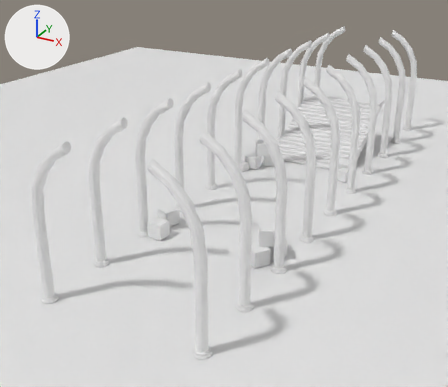
Renders of the glTF model src/MainVisual/assets/scene/scene.glb from each side of a commit.
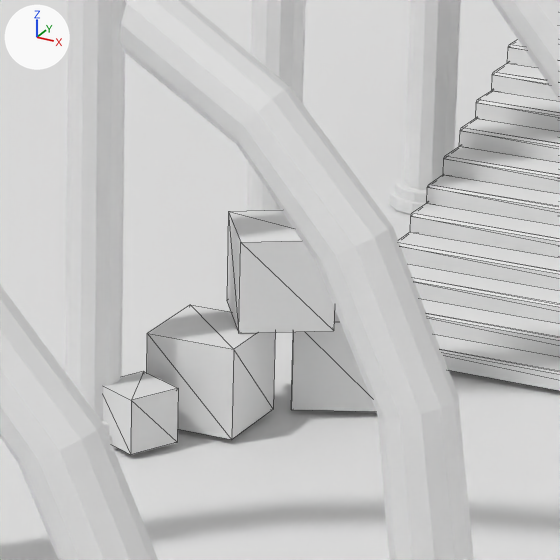
Each version is shown whole from a 50 mm lens placed at (15.05, -33.37, 16.34), pointed at (-2.51, -1.45, 0.38), then close up on the part from 50% to 67% of the width and 29% to 48% of the height. The axes (+X, +Y, +Z) are drawn at upper left. The lights are the same throughout. The close-ups show mesh edges as thin lines. Where no turn or scale is listed for an object, it has been applied to the vertices.

The scene before the commit, as lines of its bpy script (objects in view):
```python
me_cube_003 = bpy.data.meshes.new('Cube.003')
me_cube_003.from_pydata(...)  # 8 vertices, 12 faces; spans x -0.361..0.361, y -0.361..0.361, z 0.0..0.538
me_cube_011 = bpy.data.meshes.new('Cube.011')
me_cube_011.from_pydata(...)  # 8 vertices, 12 faces; spans x -0.618..0.618, y -0.618..0.618, z 0.0..0.892
me_cylinder_002 = bpy.data.meshes.new('Cylinder.002')
me_cylinder_002.from_pydata(...)  # 3360 vertices, 6440 faces; spans x -8.8..0.4, y -0.4..34.9, z 0.0..8.2
ob_cube_001 = bpy.data.objects.new('Cube.001', me_cube_003)
ob_cube_001.location = (-3.73, 3.678, 0.0)
ob_cube_009 = bpy.data.objects.new('Cube.009', me_cube_011)
ob_cube_009.location = (-2.969, 5.107, 0.903)
ob_cylinder = bpy.data.objects.new('Cylinder', me_cylinder_002)
ob_cylinder.location = (4.193, -15.492, -0.042)
# also in view: 'Plane' at (0.0, 10.71, 1.68); 'GroundModel' at (0.1, 0.03, -0.06); 'Cube.010' at (-3.41, 4.55, 0.45); 'Cube.002' at (-2.59, 5.67, 0.45)
```
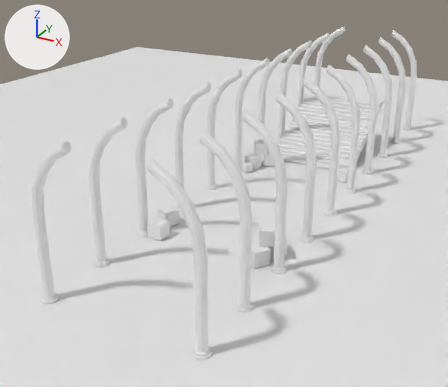
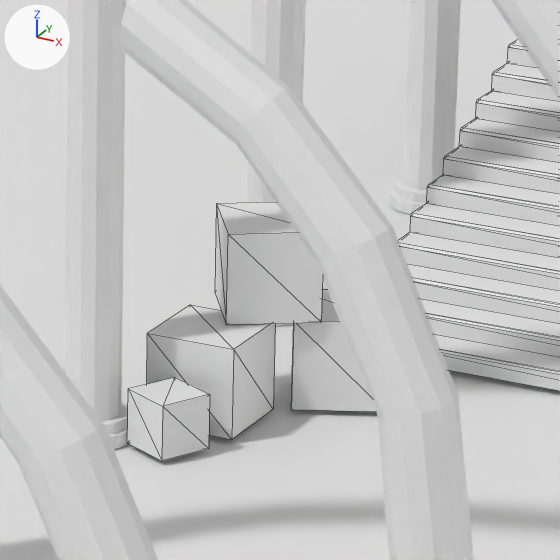
Changed parts and their boxes (x1, y1, x2, y2) in the close-ups (560 x 560 px):
'Cube.009', moved
    before: (227, 210, 334, 333)
    after: (215, 202, 322, 325)
'Cube.001', moved
    before: (103, 371, 178, 455)
    after: (127, 377, 210, 461)

The change in detail:
Object 'Cube.001' (ob_cube_001) moves from (-3.73, 3.678, 0.0) to (-3.406, 3.678, 0.0).
Object 'Cube.009' (ob_cube_009) moves from (-2.969, 5.107, 0.903) to (-3.172, 5.263, 0.903).
